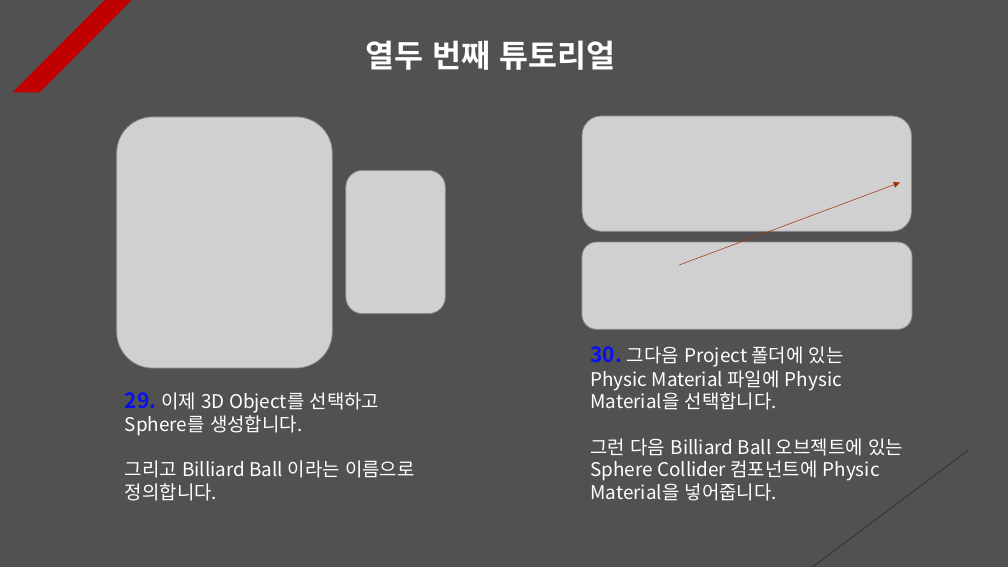
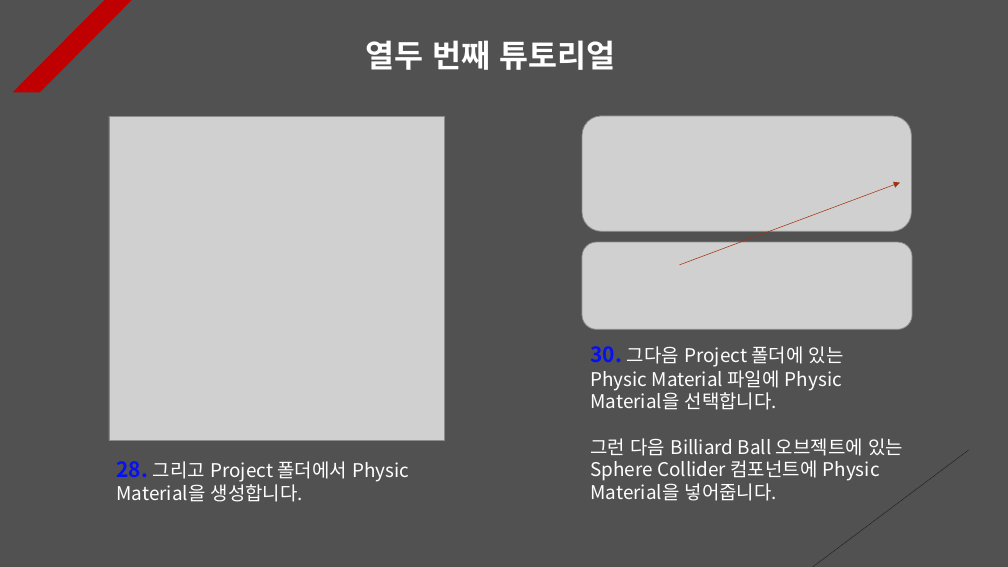
Before and after one commit to Unity2033/3D-UnityEngine, a slide deck: slide 6 of Assets/Physics/PPT Data/Physics Example.pptx. Drawn at 1008x567 pixels with LibreOffice and Linux fonts; fonts in the diff are those of the drawing; grey boxes stand for pictures. Boxes give left, top, right and bottom in pixels: in the first picture for what was removed or moved away, otherwise in the second. Text is boxed around its words. In the diff, an @@ line names an element or a change of style, - is before the commit and + after.

Commit message:
Physics Tutorial Renewal
- Mouse lock system setting and
  disabling system settings

- Eliminate the message-based
  system

- Implement a physical object to
  rotate with the mouse

- Delete resource data

- Each PPT Data Update

```diff
--- a/Assets/Physics/PPT Data/Physics Example.pptx
+++ b/Assets/Physics/PPT Data/Physics Example.pptx
@@ picture added at [109,116,444,441] @@
@@ picture removed at [116,117,332,368] @@
@@ picture removed at [346,170,445,313] @@
@@ text removed at [125,392,415,501] @@
-29. 이제 3D Object를 선택하고 Sphere를 생성합니다.
-그리고 Billiard Ball 이라는 이름으로 정의합니다.
@@ text added at [117,461,409,502], 18 pt, text #FFFFFF @@
+28. 그리고 Project 폴더에서 Physic Material을 생성합니다.
```
Also in this commit, not shown: 4 other slides changed, 1 slide added, 2 slides removed, 13 other files.
